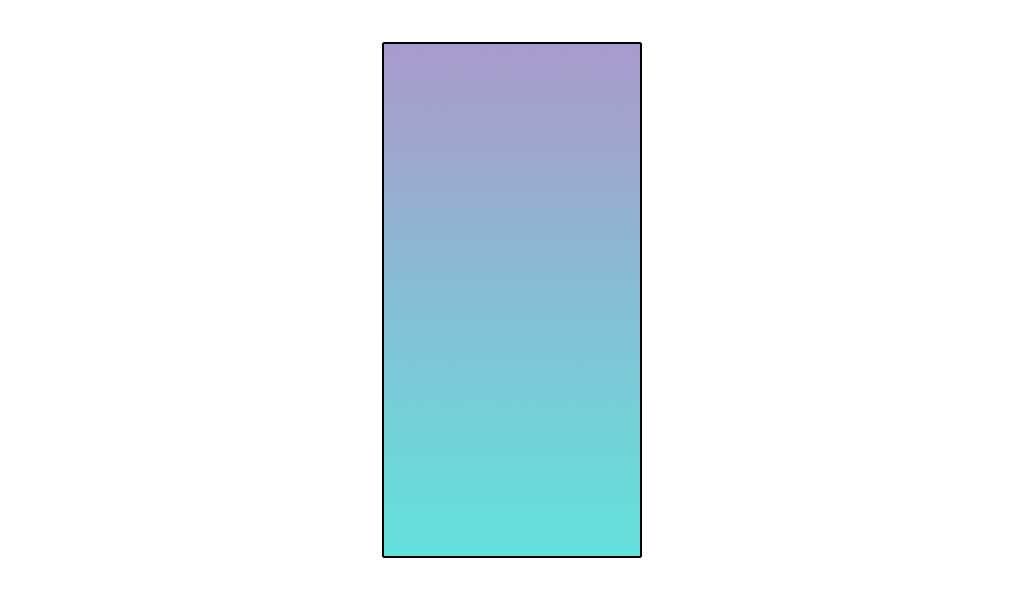
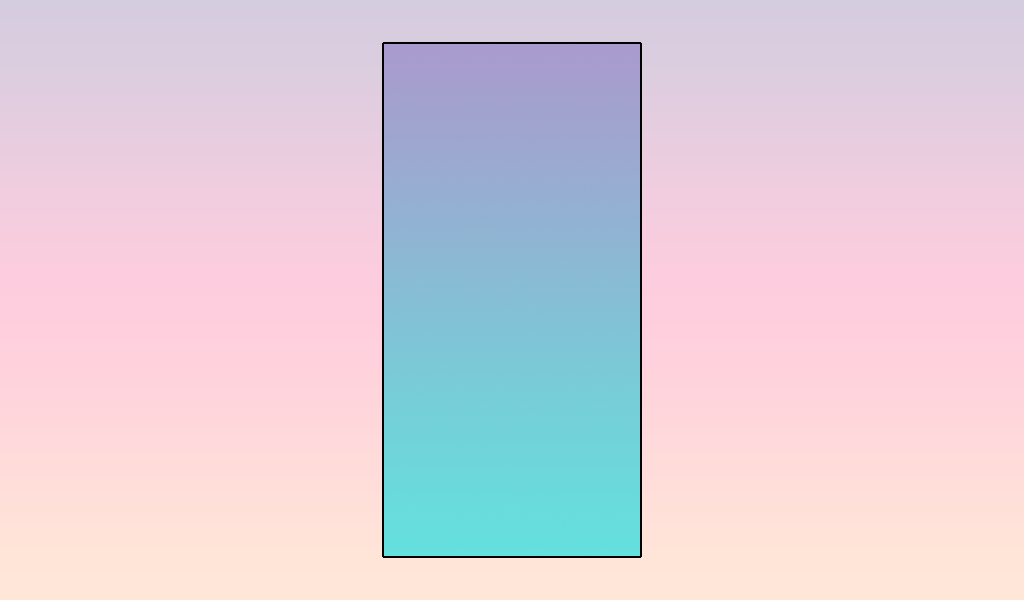
Comparing the layer stacks of the two 1024 × 600 images. Changes:
added layer "Gradient Fill 1" (21%) above "Background" over [left=0, top=0, right=1024, bottom=600]
